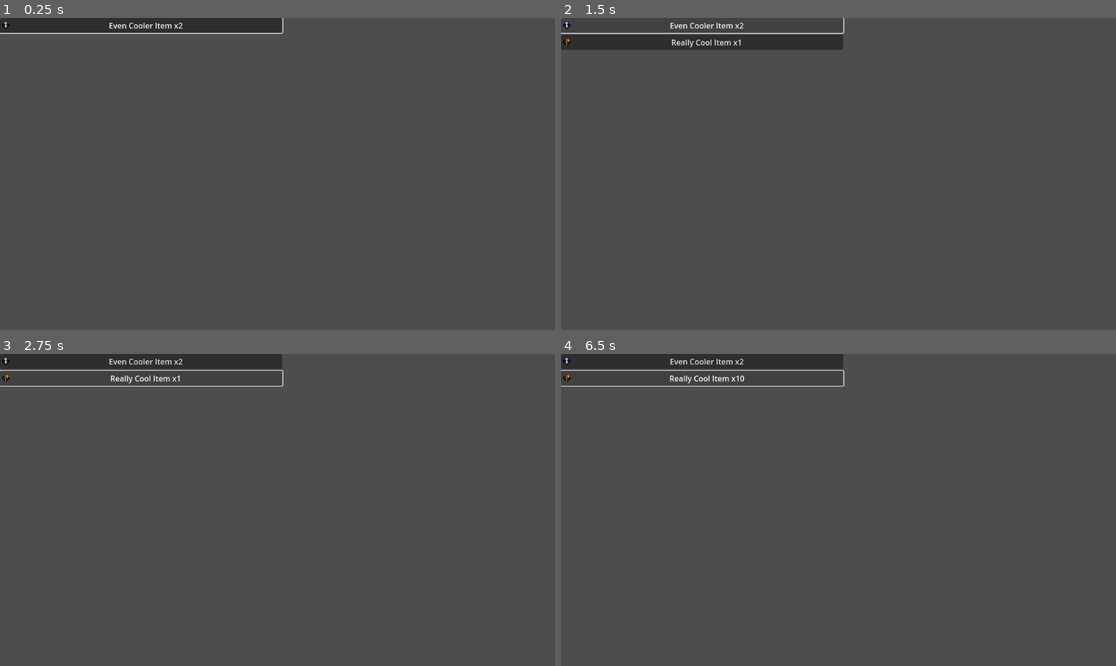
Above: before the commit, frames 1-4 (two rows, left to right).
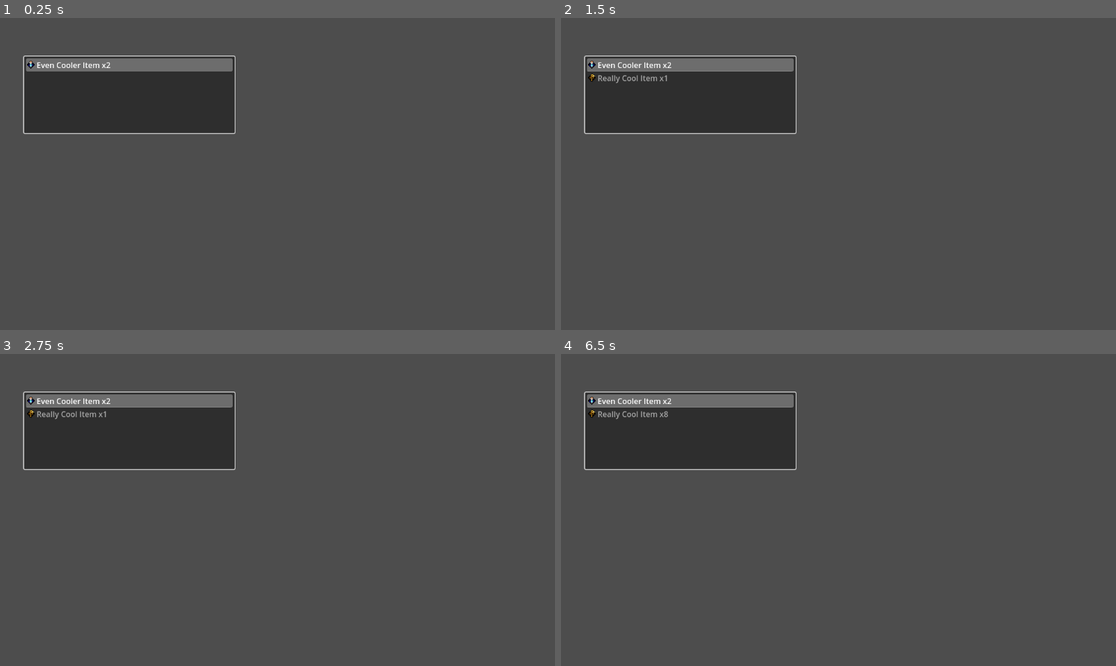
Above: after the commit, the same moments.

Repository: btarg/GodotRPG
Game: Godot game, scene res://control.tscn
The game is run twice, just before and just after one commit, with the same random seed, the same clock (stepped at 60 frames per second) and the same inputs.
Inputs (mouse positions are in pixels of both pictures, inside the frame that each line leads up to):
- Up to frame 1 (0.25 s): no input
- Up to frame 2 (1.5 s): click (699, 24) at 0.5 s, where only the run before the commit has a clickable "Even Cooler Item x2"; tap Enter at 1.25 s; hold Right (ui_right) from 1.28 s (still down); hold Space (ui_select) from 1.28 s (still down)
- Up to frame 3 (2.75 s): release Right (ui_right) at 2 s; release Space (ui_select) at 2 s; click (138, 378) at 2 s, where only the run before the commit has a clickable "Really Cool Item x1"
- Up to frame 4 (6.5 s): tap Space (ui_select) at 2.75, 2.85, 3.02, 3.32, 5.75, 5.85, 6.02, 6.32 s; click (699, 378) at 3.5 s, where only the run before the commit has a clickable "Really Cool Item x5"; tap Enter at 4.25 s; hold Right (ui_right) 4.28-5 s; hold Space (ui_select) 4.28-5 s; click (699, 378) at 5 s, where only the run before the commit has a clickable "Really Cool Item x6"; hold Right (ui_right) from 5.78 s (still down)

The runs differ from the first frame. In frame 1, 12% of the frame differs, in the area x 0-52%, y 0-38%; in frame 2, 12%; in frame 3, 12%; in frame 4, 12%.

Commit message:
use a proper list

Diff:
--- a/InventoryTest.gd
+++ b/InventoryTest.gd
@@ -5,9 +5,16 @@
 var test_item := preload("res://Scripts/Inventory/Resources/new_item.tres") as BaseInventoryItem
 var test_item2 := preload("res://Scripts/Inventory/Resources/new_item2.tres") as BaseInventoryItem
 
+# Item index map
+var item_index_map: Dictionary = {}
+
 func _ready():
-	# Create some items
-	InventoryManager.connect("inventory_updated", Callable(self, "update_inventory"))
+	# Lists have one signal that we can connect to for every item
+	InventoryManager.connect("inventory_updated", update_inventory)
+	$InventoryList.connect("item_activated", _handle_item_clicked)
+
+	# debug: grab focus
+	$InventoryList.grab_focus()
 
 	# Add items to the inventory
 	InventoryManager.add_item(test_item2, 2)
@@ -16,33 +23,51 @@
 	InventoryManager.print_inventory()
 
 func update_inventory(item: BaseInventoryItem, count: int, is_new_item: bool) -> void:
+	if count == 0:
+		print("Item count is 0. Removing item.")
+		remove_item(item)
+	else:
+		add_item(item, count, is_new_item)
+
+func remove_item(item: BaseInventoryItem) -> void:
+	var item_index: int = item_index_map[item.item_id]
+	$InventoryList.remove_item(item_index)
+	# remove the item from the dictionary
+	item_index_map.erase(item.item_id)
+	# set focused item to the previous item in the list
+	if item_index > 0:
+		$InventoryList.select(item_index - 1)
+	else:
+		$InventoryList.select(0)
+
+func add_item(item: BaseInventoryItem, count: int, is_new_item: bool) -> void:
+	var item_icon := load(item.get_icon_path()) as Texture2D
+	var display_text: String = item.item_name + " x" + str(count)
 	if is_new_item:
-		# Create a new item display
-		var item_label = preload("res://item_display.tscn").instantiate()
-		# Set the text of the item display
-		item_label.text = item.item_name + " x" + str(count)
-		item_label.icon = load(item.get_icon_path())
-		# Connect the button press signal and bind the item as a parameter
-		item_label.connect("pressed", _on_item_label_pressed.bind(item))
+		var added_item_index: int = $InventoryList.add_item(display_text, item_icon)
+		print("Added item at index: " + str(added_item_index))
+		# if it is the first item, focus it
+		if added_item_index == 0:
+			$InventoryList.select(added_item_index)
 
-		# Set the name of the item display to the item ID
-		item_label.name = item.item_id
-		# Add the item display to the inventory list
-		$InventoryList.add_child(item_label)
-		# if it is the first item, focus it
-		if $InventoryList.get_child_count() == 1:
-			item_label.grab_focus()
+		# put this item's index into a dictionary along with the item_id
+		item_index_map[item.item_id] = added_item_index
 
 	else:
-		# Find the item display by name
-		var item_label = $InventoryList.get_node(item.item_id)
-		# Update the text of the item display
-		item_label.text = item.item_name + " x" + str(InventoryManager.get_item_count(item.item_id))
-		#item_label.text = item.get_rich_name() + " x" + str(InventoryManager.get_item_count(item.item_id))
+		# Find the existing item via the item_id
+		var item_index: int = item_index_map[item.item_id]
+		$InventoryList.set_item_icon(item_index, item_icon)
+		$InventoryList.set_item_text(item_index, display_text)
+		print("Updated item at index: " + str(item_index))
 
-func _on_item_label_pressed(item: BaseInventoryItem) -> void:
+func _handle_item_clicked(index: int) -> void:
+	print("Keys: " + str(item_index_map.keys()))
+	var item_id: String = item_index_map.keys()[index]
+	# get the item from its id
+	var item: BaseInventoryItem = InventoryManager.get_item(item_id)
 	print("Button clicked for item: " + item.item_name + " x" + str(InventoryManager.get_item_count(item.item_id)))
 	var status = item.use()
+
 	if status == BaseInventoryItem.UseStatus.CONSUMED_HP or status == BaseInventoryItem.UseStatus.CONSUMED_MP:
 		print("Item consumed")
 	elif status == BaseInventoryItem.UseStatus.CANNOT_USE:
@@ -55,3 +80,5 @@
 	if event.is_action_pressed("ui_select"):
 		InventoryManager.add_item(test_item, 1)
 		InventoryManager.print_inventory()
+	elif event.is_action_pressed("ui_right"):
+		InventoryManager.remove_item(test_item, 1)
--- a/Scripts/Inventory/InventoryManager.gd
+++ b/Scripts/Inventory/InventoryManager.gd
@@ -20,15 +20,55 @@
 		# Add the item to the inventory
 		items[item.item_id] = {"resource": item, "count": count}
 		is_new_item = true
-	emit_signal("inventory_updated", item, count, is_new_item)
+	emit_signal("inventory_updated", item, items[item.item_id]["count"], is_new_item)
 
-# Function to get item count
+# Remove an existing item by its resource reference or item ID
+func remove_item(item: Variant, count: int) -> void:
+	var item_id: String
+	var item_resource: BaseInventoryItem
+
+	# Determine if the item is a BaseInventoryItem or a String
+	if item is BaseInventoryItem:
+		print("Item is BaseInventoryItem")
+		item_id = item.item_id
+		item_resource = item
+	elif item is String:
+		print("Item is String")
+		item_id = item
+		item_resource = get_item(item_id)
+	else:
+		push_error("Invalid item type. Must be BaseInventoryItem or String.")
+		return
+
+	if item_id in items:
+		var current_count = items[item_id]["count"]
+		print("Current count: " + str(current_count))
+		var new_count = current_count - count
+		print("New count: " + str(new_count))
+		if new_count <= 0:
+			print("Removing item from inventory")
+			items.erase(item_id)
+			new_count = 0
+		else:
+			print("Updating item count")
+			items[item_id]["count"] = new_count
+		emit_signal("inventory_updated", item_resource, new_count, false)
+	else:
+		print("Item not found in inventory.")
+
+
+# Get the count of an item in the inventory by its item_id
 func get_item_count(item_id: String) -> int:
 	if item_id in items:
 		return items[item_id]["count"]
 	return 0
 
-# Function to print the inventory
+# Get an existing item's resource by its item_id
+func get_item(item_id: String) -> BaseInventoryItem:
+	if item_id in items:
+		return items[item_id]["resource"]
+	return null
+
 func print_inventory() -> void:
 	for item_id in items.keys():
 		print(item_id + ": " + str(items[item_id]["count"]))
--- a/control.tscn
+++ b/control.tscn
@@ -11,7 +11,9 @@
 grow_vertical = 2
 script = ExtResource("1_w63vb")
 
-[node name="InventoryList" type="VBoxContainer" parent="."]
+[node name="InventoryList" type="ItemList" parent="."]
 layout_mode = 0
-offset_right = 586.0
-offset_bottom = 67.0
+offset_left = 50.0
+offset_top = 80.0
+offset_right = 487.0
+offset_bottom = 239.0
